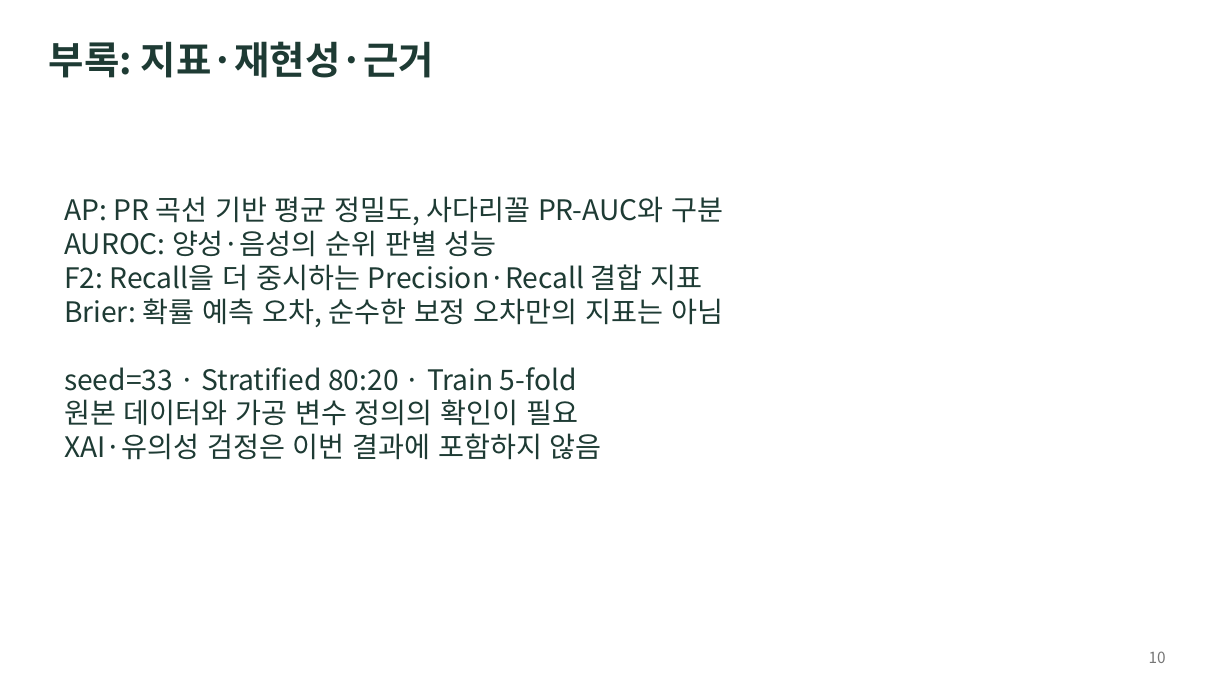
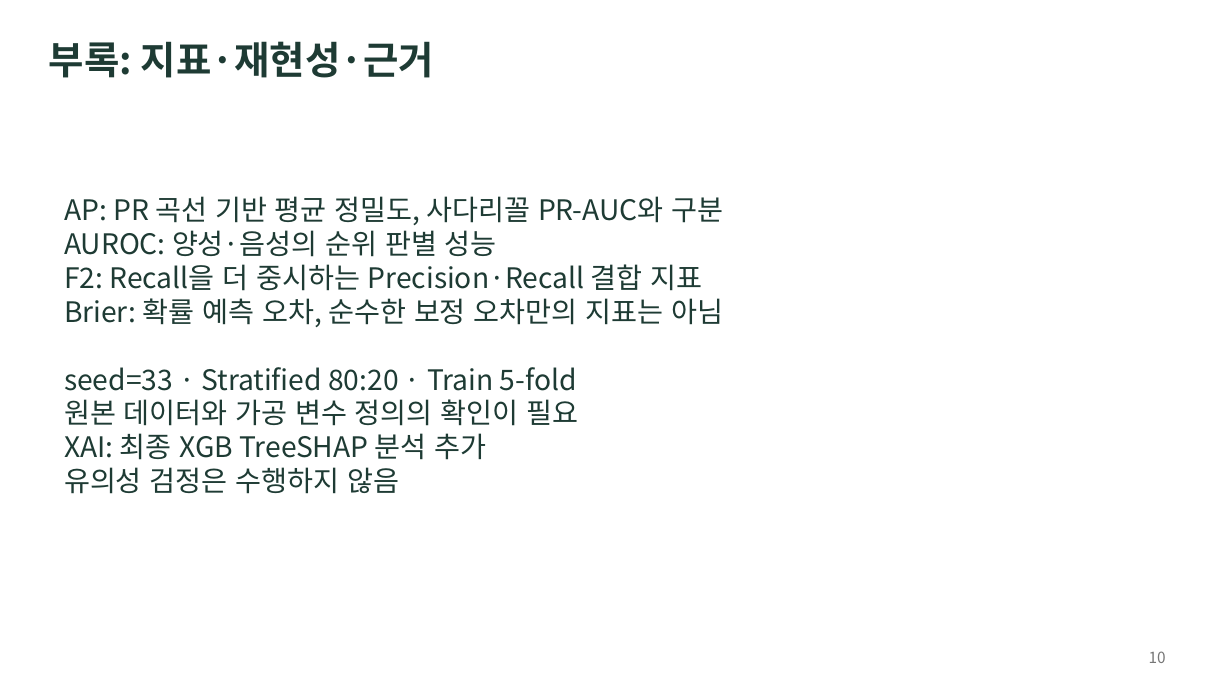
Before and after one commit to Enqlenqkq/GMSC_, a slide deck: slide 10 of submission/GMSC_7min.pptx. Drawn at 1232x693 pixels with LibreOffice and Linux fonts; fonts in the diff are those of the drawing. Boxes give left, top, right and bottom in pixels: in the first picture for what was removed or moved away, otherwise in the second. Text is boxed around its words. In the diff, an @@ line names an element or a change of style, - is before the commit and + after.

Commit message:
feat: 전처리 모듈화, XAI·보완분석·벤치마크 비교 및 발표자료 업데이트

```diff
--- a/submission/GMSC_7min.pptx
+++ b/submission/GMSC_7min.pptx
@@ text at <box>64,196,723,494</box>: text changed @@
-AP: PR 곡선 기반 평균 정밀도, 사다리꼴 PR-AUC와 구분
-AUROC: 양성·음성의 순위 판별 성능
-F2: Recall을 더 중시하는 Precision·Recall 결합 지표
-Brier: 확률 예측 오차, 순수한 보정 오차만의 지표는 아님
-seed=33 · Stratified 80:20 · Train 5-fold
-원본 데이터와 가공 변수 정의의 확인이 필요
-XAI·유의성 검정은 이번 결과에 포함하지 않음
+AP: PR 곡선 기반 평균 정밀도, 사다리꼴 PR-AUC와 구분
+AUROC: 양성·음성의 순위 판별 성능
+F2: Recall을 더 중시하는 Precision·Recall 결합 지표
+Brier: 확률 예측 오차, 순수한 보정 오차만의 지표는 아님
+seed=33 · Stratified 80:20 · Train 5-fold
+원본 데이터와 가공 변수 정의의 확인이 필요
+XAI: 최종 XGB TreeSHAP 분석 추가
+유의성 검정은 수행하지 않음
```
Also in this commit, not shown: 1 slide added, 57 other files.
